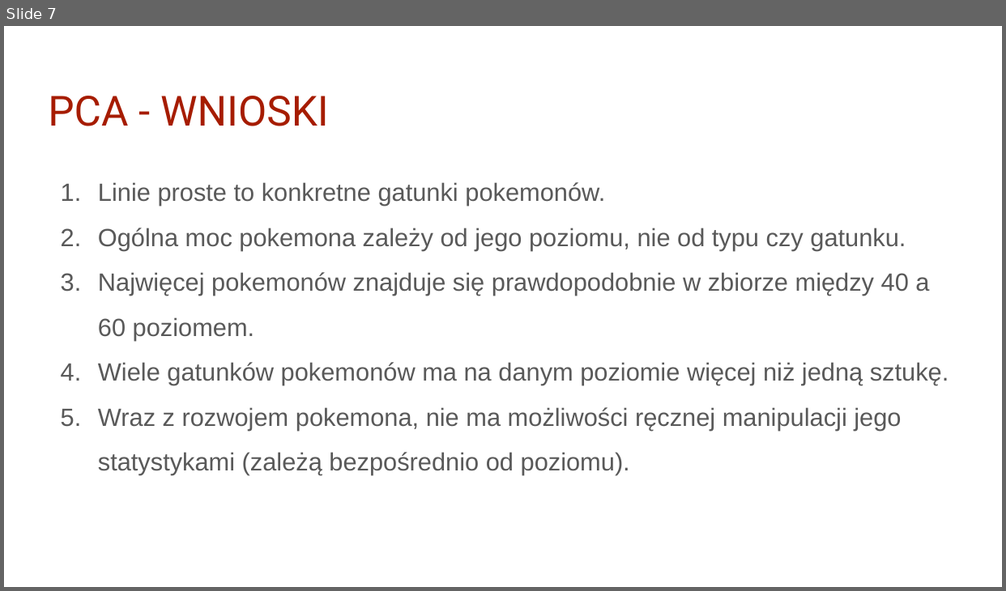
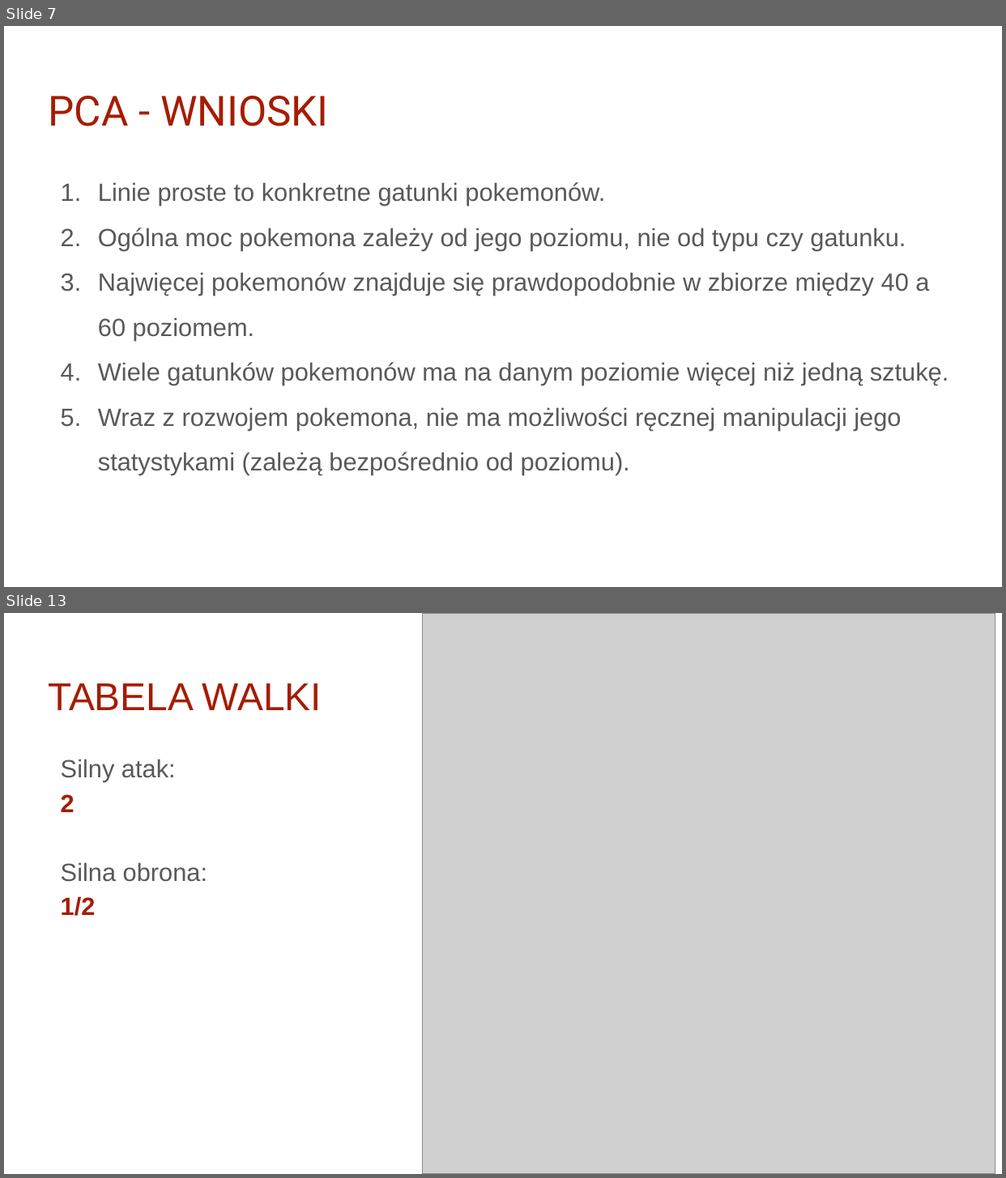
Before and after one commit to infoshareacademy/jdsz4-pg_team, a slide deck: python_project/03 presentation/Pokemony iSA Python.pptx. Shown one above the other, each under a label of ours: slide 7 before the commit, slides 7 and 13 after it; the slides between them are not shown. The pictures are 1006x591 and 1006x1178 pixels, drawn with LibreOffice and Linux fonts; fonts in the diff are those of the drawing; grey boxes stand for pictures; background and template pictures are left out. Boxes give left, top, right and bottom in pixels: in the first picture for what was removed or moved away, otherwise in the second. Text is boxed around its words. In the diff, an @@ line names an element or a change of style, - is before the commit and + after.

```diff
--- a/python_project/03 presentation/Pokemony iSA Python.pptx
+++ b/python_project/03 presentation/Pokemony iSA Python.pptx
@@ slide 13 added at (4, 613, 1002, 1174), background #FFFFFF @@
@@ picture added at (423, 613, 996, 1174) @@
@@ title added at (48, 683, 322, 710), 28 pt, text #A61C00 @@
+TABELA WALKI
@@ text added at (61, 759, 207, 916), 18 pt, text #595959 @@
+Silny atak:
+2
+Silna obrona:
+1/2
```
Also in this commit, not shown: 12 other slides added.
